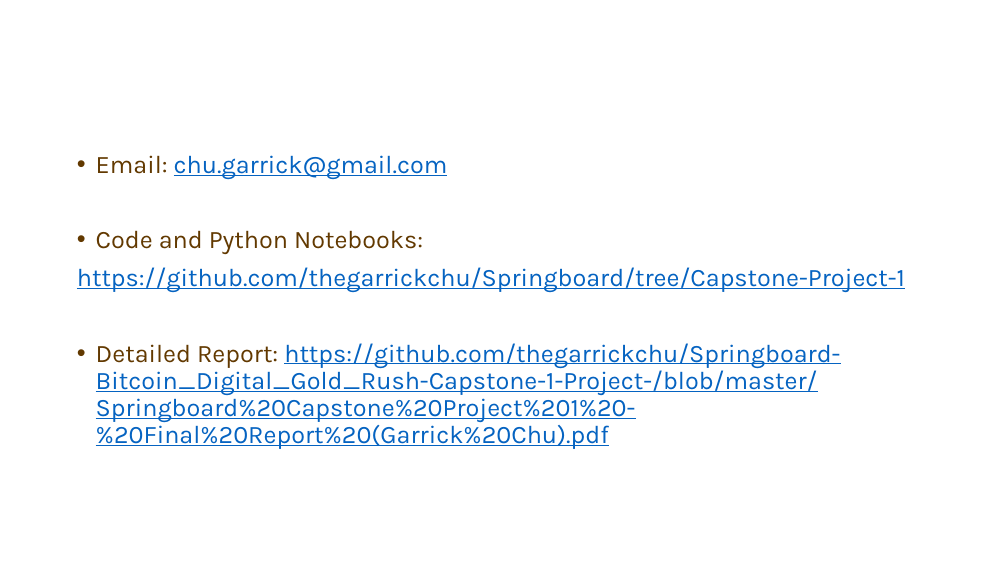
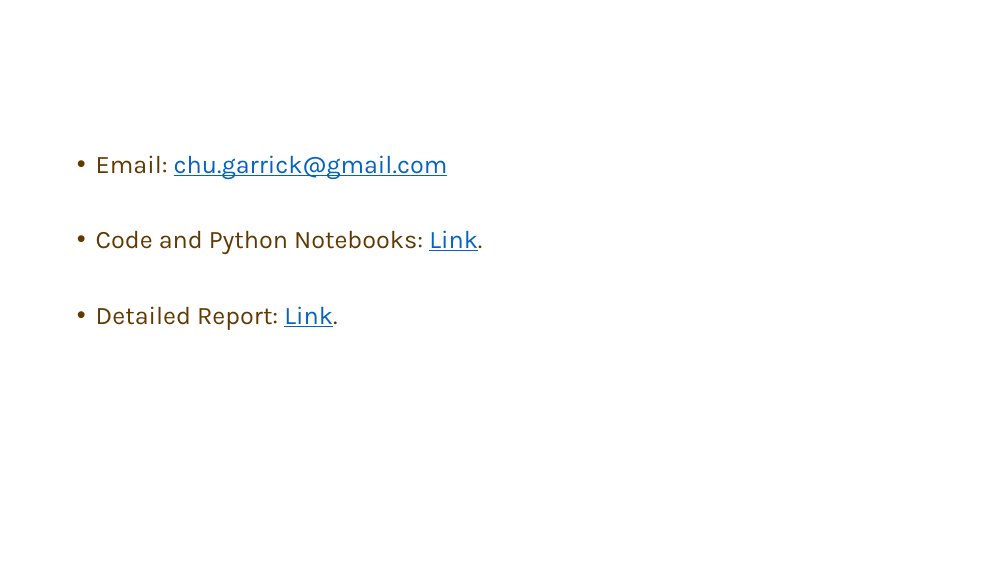
Before and after one commit to thegarrickchu/Springboard-Bitcoin_Digital_Gold_Rush-Capstone-1-Project-, a slide deck: slide 32 of Capstone_Project_1_Deck_v2.pptx. Drawn at 1008x567 pixels with LibreOffice and Linux fonts; fonts in the diff are those of the drawing; background and template pictures are left out. Boxes give left, top, right and bottom in pixels: in the first picture for what was removed or moved away, otherwise in the second. Text is boxed around its words. In the diff, an @@ line names an element or a change of style, - is before the commit and + after.

```diff
--- a/Capstone_Project_1_Deck_v2.pptx
+++ b/Capstone_Project_1_Deck_v2.pptx
@@ text at [96,230,482,330]: text changed; text colour #0563C1 to #623900 @@
-• Code and Python Notebooks:
-https://github.com/thegarrickchu/Springboard/tree/Capstone-Project-1
-• Detailed Report: https://github.com/thegarrickchu/Springboard-Bitcoin_Digital_Gold_Rush-Capstone-1-Project-/blob/master/Springboard%20Capstone%20Project%201%20-%20Final%20Report%20(Garrick%20Chu).pdf
+• Code and Python Notebooks: Link.
+• Detailed Report: Link.
```
Also in this commit, not shown: 6 other slides changed, 1 other file.
